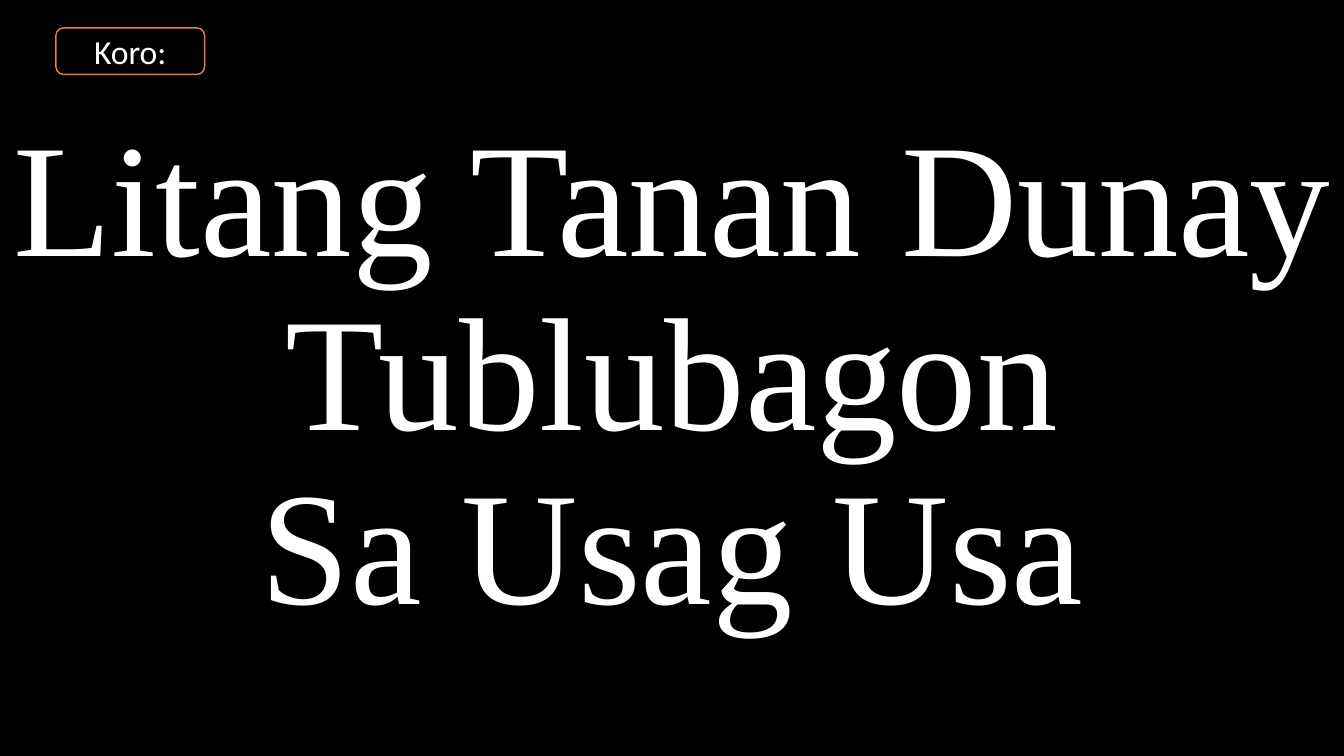
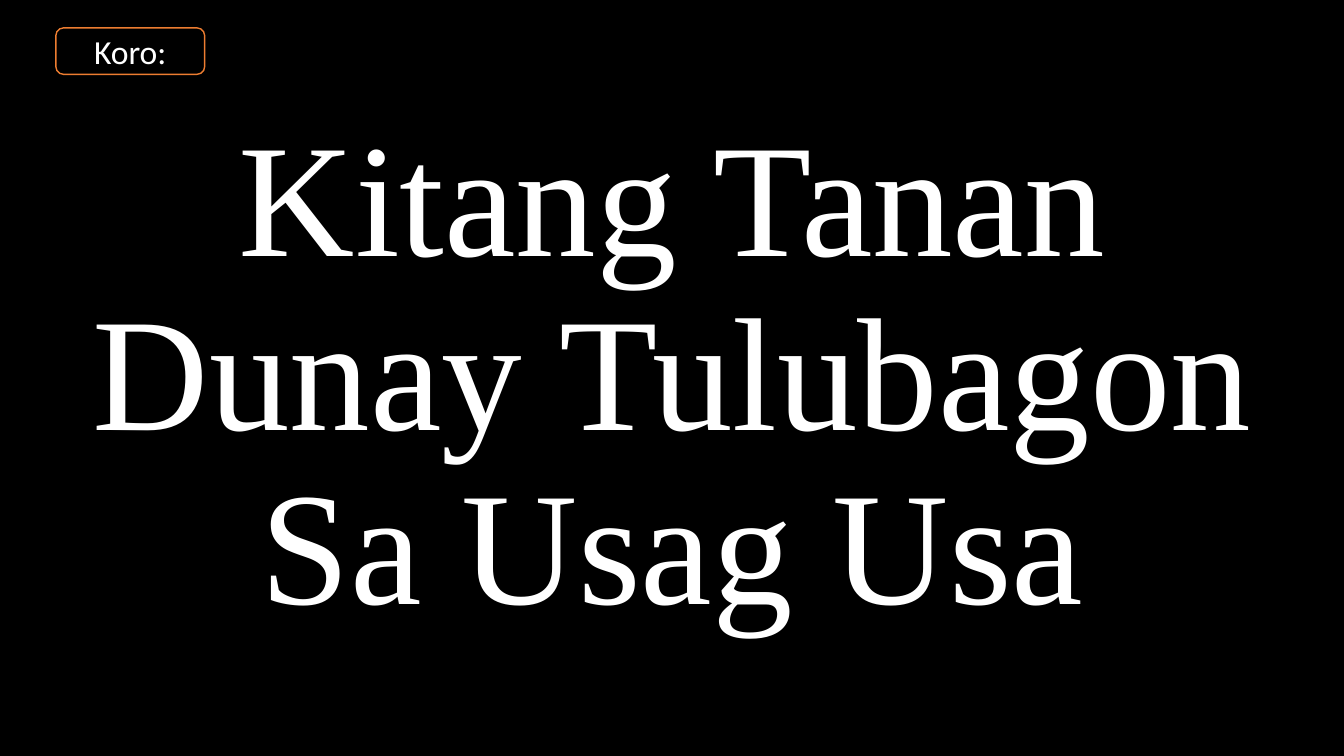
Before and after one commit to CHRISTIANARIBAL/Simbahan, a slide deck: slide 12 of Kanta/Recessional/Katapusan/Tulobagon.pptx. Drawn at 1344x756 pixels with LibreOffice and Linux fonts; fonts in the diff are those of the drawing. Boxes give left, top, right and bottom in pixels: in the first picture for what was removed or moved away, otherwise in the second. Text is boxed around its words. In the diff, an @@ line names an element or a change of style, - is before the commit and + after.

```diff
--- a/Kanta/Recessional/Katapusan/Tulobagon.pptx
+++ b/Kanta/Recessional/Katapusan/Tulobagon.pptx
@@ title at bbox=[93, 149, 1251, 634]: text changed @@
-Litang Tanan Dunay Tublubagon
-Sa Usag Usa
+Kitang Tanan Dunay Tulubagon
+Sa Usag Usa
```
Also in this commit, not shown: 2 other slides changed, 7 other files.
